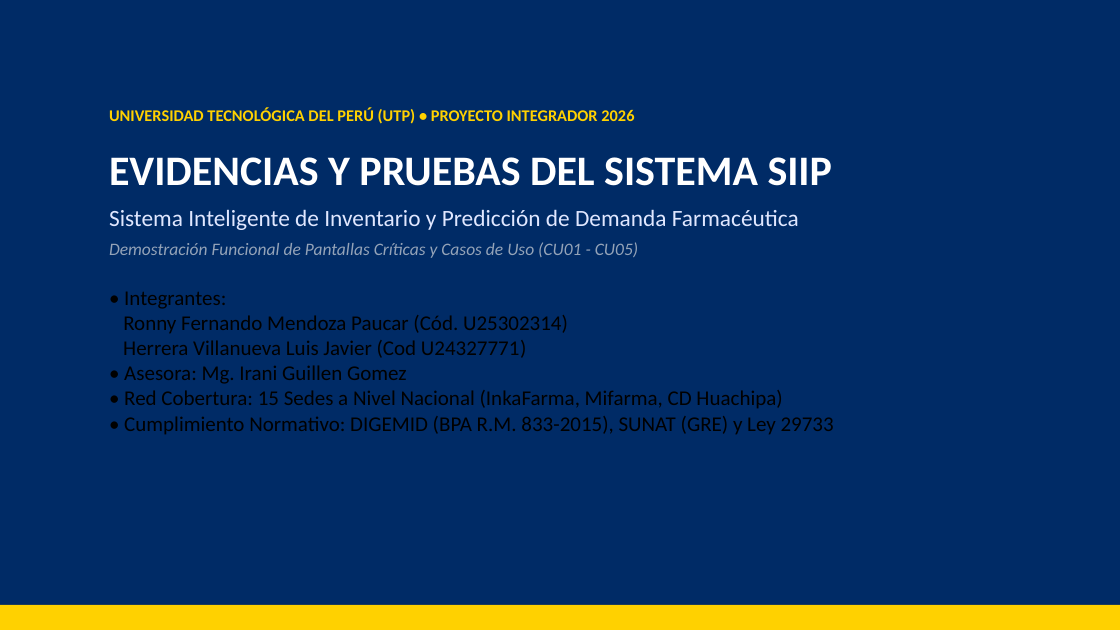
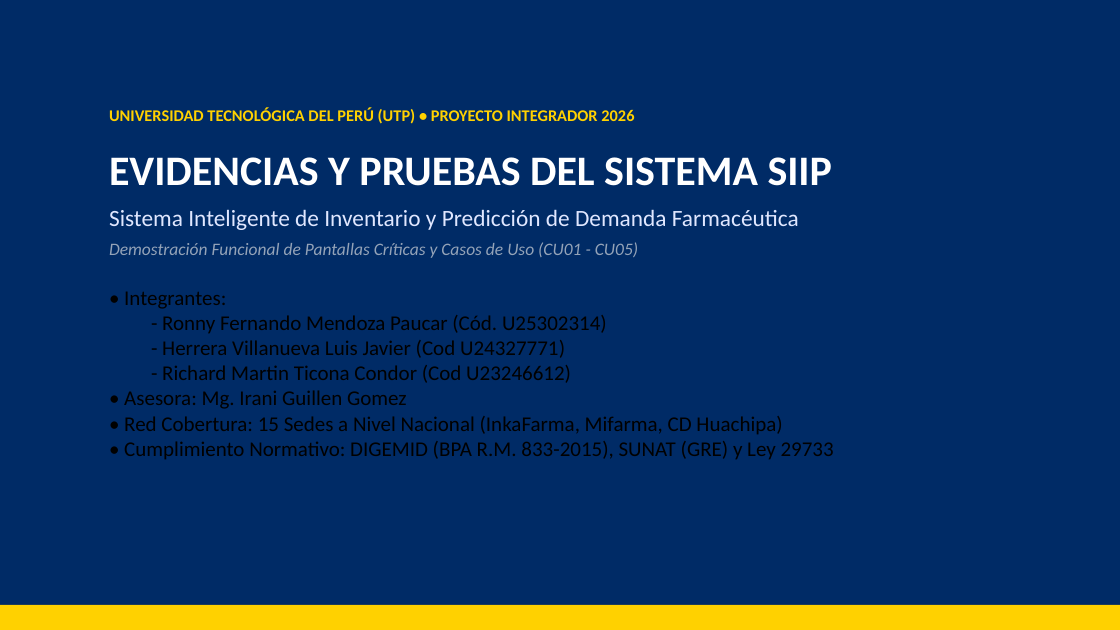
Before and after one commit to Fern-411/Farmacias, a slide deck: slide 1 of PRUEBAS_SISTEMA_SIIP_FARMACIAS.pptx. Drawn at 1120x630 pixels with LibreOffice and Linux fonts; fonts in the diff are those of the drawing. Boxes give left, top, right and bottom in pixels: in the first picture for what was removed or moved away, otherwise in the second. Text is boxed around its words. In the diff, an @@ line names an element or a change of style, - is before the commit and + after.

```diff
--- a/PRUEBAS_SISTEMA_SIIP_FARMACIAS.pptx
+++ b/PRUEBAS_SISTEMA_SIIP_FARMACIAS.pptx
@@ text at [124,291,834,459]: text changed @@
-• Integrantes:
-Ronny Fernando Mendoza Paucar (Cód. U25302314)
-Herrera Villanueva Luis Javier (Cod U24327771)
-• Asesora: Mg. Irani Guillen Gomez
-• Red Cobertura: 15 Sedes a Nivel Nacional (InkaFarma, Mifarma, CD Huachipa)
-• Cumplimiento Normativo: DIGEMID (BPA R.M. 833-2015), SUNAT (GRE) y Ley 29733
+• Integrantes:
+- Ronny Fernando Mendoza Paucar (Cód. U25302314)
+- Herrera Villanueva Luis Javier (Cod U24327771)
+- Richard Martin Ticona Condor (Cod U23246612)
+• Asesora: Mg. Irani Guillen Gomez
+• Red Cobertura: 15 Sedes a Nivel Nacional (InkaFarma, Mifarma, CD Huachipa)
+• Cumplimiento Normativo: DIGEMID (BPA R.M. 833-2015), SUNAT (GRE) y Ley 29733
```
Also in this commit, not shown: 6 other files.
